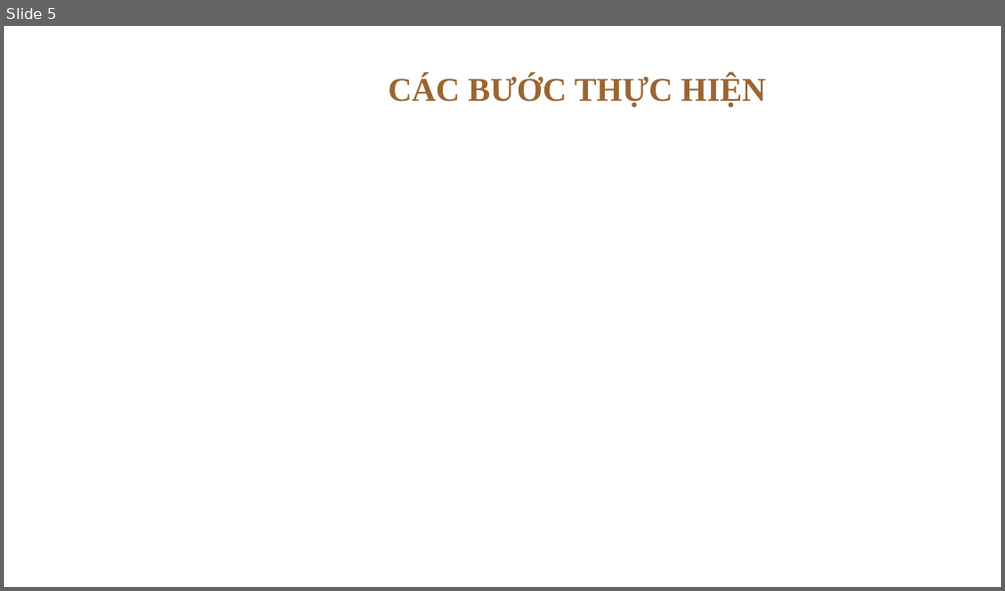
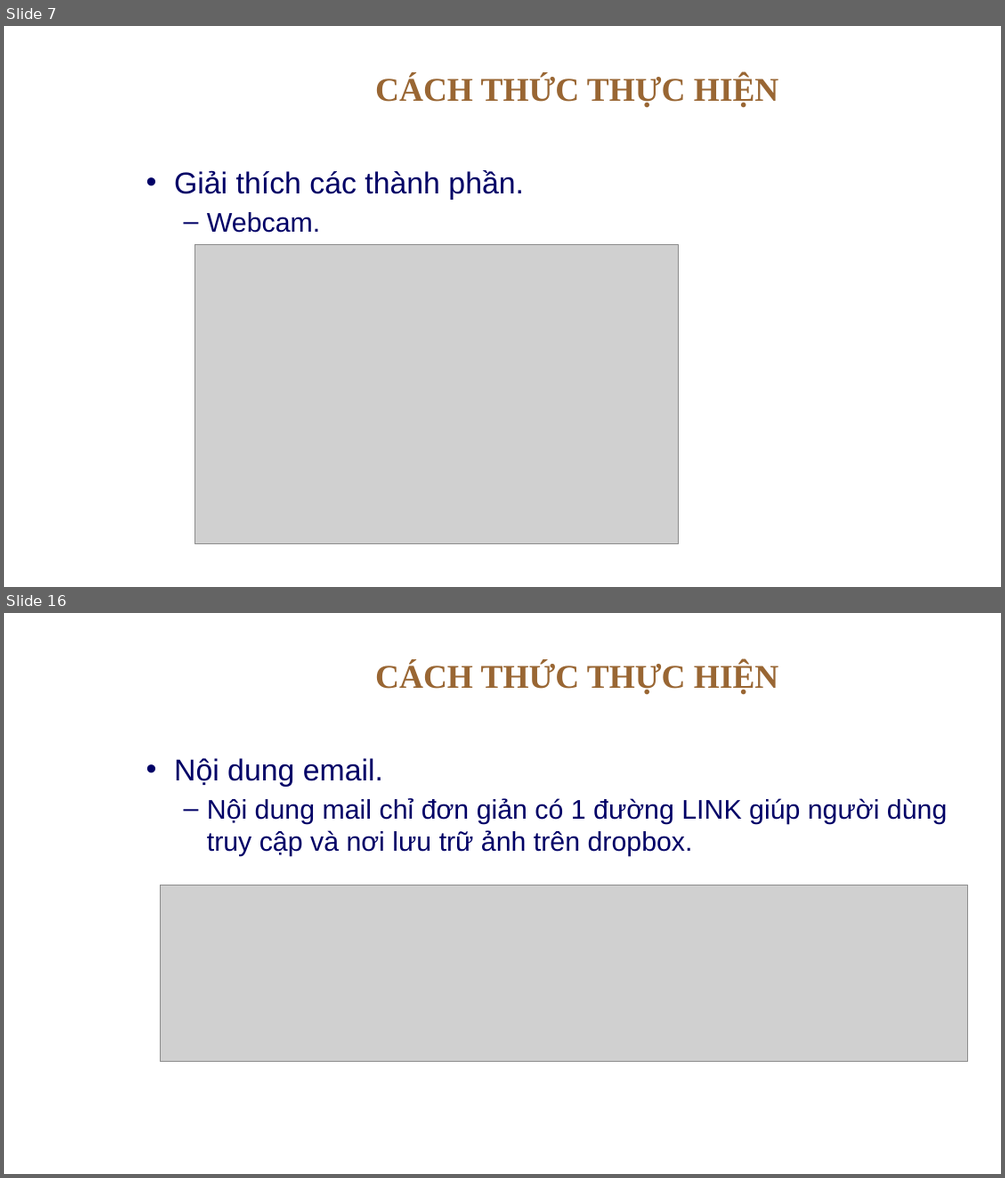
Before and after one commit to nhatduyEE/Master, a slide deck: BaoCao/baoCao.pptx. Shown one above the other, each under a label of ours: slide 5 before the commit, slides 7 and 16 after it; the slides between them are not shown. The pictures are 1005x591 and 1005x1178 pixels, drawn with LibreOffice and Linux fonts; fonts in the diff are those of the drawing; grey boxes stand for pictures; background and template pictures are left out. Boxes give left, top, right and bottom in pixels: in the first picture for what was removed or moved away, otherwise in the second. Text is boxed around its words. In the diff, an @@ line names an element or a change of style, - is before the commit and + after.

```diff
--- a/BaoCao/baoCao.pptx
+++ b/BaoCao/baoCao.pptx
@@ slide 16 added at [4, 613, 1001, 1174], background picture (left out) @@
@@ title added at [375, 662, 778, 694], 32 pt, text #996633, bold @@
+CÁCH THỨC THỰC HIỆN
@@ text added at [174, 758, 947, 856], 26 pt, text #000066 @@
+• Nội dung email.
+  – Nội dung mail chỉ đơn giản có 1 đường LINK giúp người dùng truy cập và nơi lưu trữ ảnh trên dropbox.
@@ picture added at [161, 884, 968, 1061] @@
@@ what was slide 5 is now slide 7 @@
@@ slide 7 changed as well @@
@@ title at [375, 75, 778, 107]: text changed @@
-CÁC BƯỚC THỰC HIỆN
+CÁCH THỨC THỰC HIỆN
@@ text added at [174, 170, 524, 232], 29 pt, text #000066 @@
+• Giải thích các thành phần.
+  – Webcam.
@@ picture added at [195, 244, 679, 543] @@
```
Also in this commit, not shown: 4 other slides changed, 11 other slides added, 7 other files.
